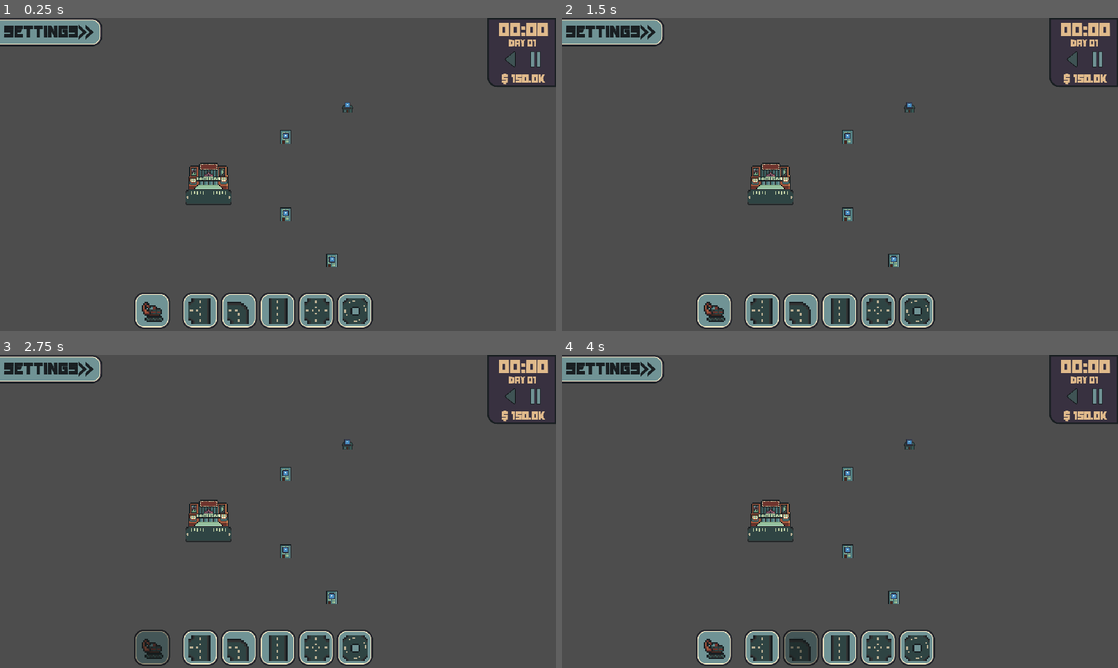
Above: before the commit, frames 1-4 (two rows, left to right).
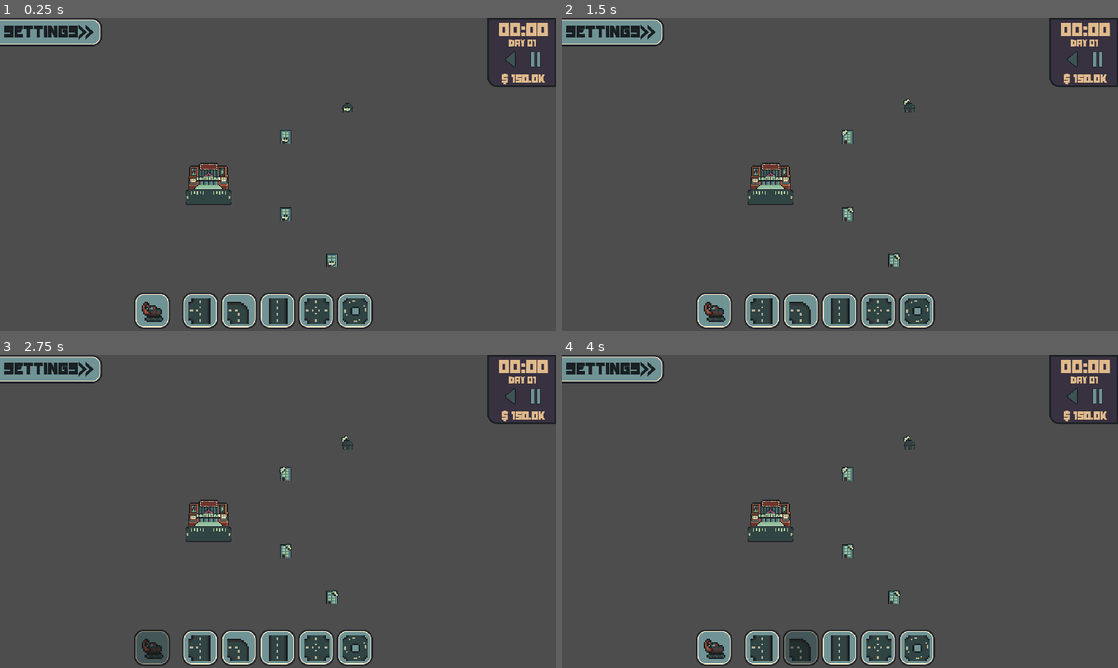
Above: after the commit, the same moments.

Repository: StixxyTape/Easy-Roads
Game: Godot game, scene res://Scenes/main.tscn
Two runs of this game, one before a commit and one after it. Both use one fixed random seed, a clock stepped at 60 frames per second and the inputs below. The engine's default icon, where the game draws it, is replaced by a stand-in: a white triangle on a blue panel in a dark square.
Inputs (mouse positions are in pixels of both pictures, inside the frame that each line leads up to):
- Up to frame 1 (0.25 s): no input
- Up to frame 2 (1.5 s): click (1073, 61) at 0.5 s; click (1073, 61) at 1.25 s
- Up to frame 3 (2.75 s): click (150, 649) at 2 s
- Up to frame 4 (4 s): click (762, 649) at 2.75 s; click (801, 649) at 3.5 s

The runs differ from the first frame. In frame 1, 0.1% of the frame differs, in the area x 50-64%, y 27-80%; in frame 2, 0.1%; in frame 3, 0.1%; in frame 4, 0.1%.

Commit message:
Updating the car

Diff:
--- a/Connection Maker 2/Scenes/car.tscn
+++ b/Connection Maker 2/Scenes/car.tscn
@@ -1,21 +1,27 @@
-[gd_scene load_steps=4 format=3 uid="uid://b486puyfel2mi"]
+[gd_scene load_steps=5 format=3 uid="uid://b486puyfel2mi"]
 
-[ext_resource type="Texture2D" uid="uid://g4oetsqgtn78" path="res://icon.svg" id="1_04240"]
 [ext_resource type="Script" path="res://Scripts/Car.gd" id="1_busap"]
+[ext_resource type="Texture2D" uid="uid://bsyp6pd30yi0f" path="res://Art/TileSet.png" id="2_f40ma"]
 
 [sub_resource type="RectangleShape2D" id="RectangleShape2D_bmtyw"]
-size = Vector2(12, 12)
+size = Vector2(18, 6)
+
+[sub_resource type="AtlasTexture" id="AtlasTexture_p1tep"]
+atlas = ExtResource("2_f40ma")
+region = Rect2(176, 80, 16, 16)
 
 [node name="Car" type="CharacterBody2D"]
 scale = Vector2(0.5, 0.5)
 script = ExtResource("1_busap")
 
 [node name="CollisionShape2D" type="CollisionShape2D" parent="."]
+position = Vector2(-0.6, 1.4)
 shape = SubResource("RectangleShape2D_bmtyw")
 
 [node name="Icon" type="Sprite2D" parent="."]
-scale = Vector2(0.1, 0.1)
-texture = ExtResource("1_04240")
+position = Vector2(-1.6, -7.6)
+scale = Vector2(-1.8, 1.8)
+texture = SubResource("AtlasTexture_p1tep")
 
 [node name="NavigationAgent2D" type="NavigationAgent2D" parent="."]
 path_desired_distance = 1.0
--- a/Connection Maker 2/Scripts/Car.gd
+++ b/Connection Maker 2/Scripts/Car.gd
@@ -3,12 +3,15 @@
 # Speed
 var speed : float = 20.0
 var spawnPos : Vector2
+var curScale = get_scale()
 
+@onready var sprite : Sprite2D = $Icon
 @onready var navAgent : NavigationAgent2D = $NavigationAgent2D
 
 func _ready():
 	# Make sure to not await during _ready.
 	call_deferred("actor_setup")
+	rotation = 0
 
 func actor_setup():
 	# Wait for the first physics frame so the NavigationServer can sync.
@@ -24,6 +27,15 @@
 	var currentAgentPos: Vector2 = global_position
 	var nextPathPos: Vector2 = navAgent.get_next_path_position()
 
+	if nextPathPos.x > position.x:
+		set_scale(Vector2(curScale.x,curScale.y))
+		sprite.offset.y = 1
+	else:
+		sprite.offset.y = -5
+		set_scale(Vector2(curScale.x,-curScale.y))
+
+	look_at(nextPathPos)
+
 	# If reached destination, don't run the rest of this code
 	if navAgent.is_navigation_finished():
 		return
